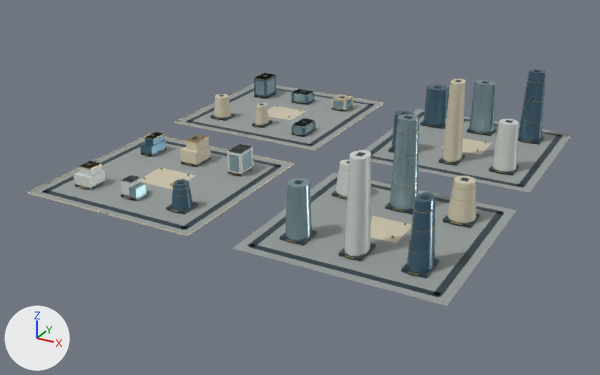
The glTF model web/public/assets/3d/ampliworld/GC-CITY-2030/GC-TILE-04-10.glb: old version first, new version second.
Rendered twice from a 50 mm lens placed at (-5335.0, 3698.0, 586.0), pointed at (-6016.0, 4935.0, -33.0). Arrows for +X, +Y and +Z are at lower left; the lights stay in place. The picture after the commit comes second. Where no turn or scale is listed for an object, it has been applied to the vertices. Vertices at exactly the same position are counted once.

Names of what the first picture shows: 'GC-TILE-04-10-blue', 'GC-TILE-04-10-dark', 'GC-TILE-04-10-glass', 'GC-TILE-04-10-gold', 'GC-TILE-04-10-ivory', 'GC-TILE-04-10-paving', 'GC-TILE-04-10-white'.
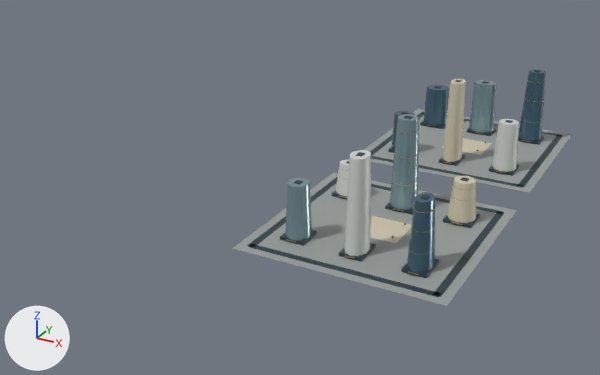
Location of each change, [x1, y1, x2, y2] in pixels of the pictures (600 x 375 px):
'GC-TILE-04-10-paving', reshaped (37% narrower, 11% shorter): before [30, 85, 572, 306]; after [233, 109, 572, 306]
'GC-TILE-04-10-dark', reshaped (39% narrower): before [42, 70, 563, 297]; after [247, 70, 563, 297]
'GC-TILE-04-10-ivory', reshaped: before [27, 79, 492, 243]; after [370, 79, 492, 243]
'GC-TILE-04-10-glass', reshaped (42% narrower): before [129, 78, 497, 240]; after [285, 80, 497, 240]
'GC-TILE-04-10-blue', reshaped (62% narrower): before [140, 69, 546, 272]; after [392, 69, 546, 272]
'GC-TILE-04-10-white', reshaped (59% narrower, 18% shorter): before [74, 89, 519, 256]; after [336, 119, 519, 256]
'GC-TILE-04-10-gold', reshaped (44% narrower): before [78, 73, 546, 275]; after [286, 80, 546, 275]
part 1 of me_mesh_0, deleted: before [177, 85, 383, 149]
part 2 of me_mesh_0, deleted: before [30, 137, 292, 235]
part 3 of me_mesh_1, deleted: before [42, 75, 374, 230]
part 4 of me_mesh_2, deleted: before [27, 84, 384, 236]
part 5 of me_mesh_6, deleted: before [140, 73, 315, 210]
part 6 of me_mesh_5, deleted: before [78, 73, 353, 215]
part 7 of me_mesh_7, deleted: before [129, 78, 352, 201]
part 8 of me_mesh_8, deleted: before [74, 89, 316, 196]

The change, as a list of edits to the scene's bpy script:
```text
Change me_mesh_0:
    used by ob_gc_tile_04_10_paving; location = (0.0, 0.0, 0.0)
    remove me_mesh_0.from_pydata(...)  # 32 vertices, 48 faces; spans x -6379.0..-5621.0, y 4621.0..5379.0, z 0.0
    add me_mesh_0.from_pydata(...)  # 16 vertices, 24 faces; spans x -5959.0..-5621.0, y 4621.0..5379.0, z 0.0
    me_mesh_0 part 1: the loose piece of 8 vertices spanning x -6379.0..-6041.0, y 5041.0..5379.0, z 0.0 is deleted
    me_mesh_0 part 2: the loose piece of 8 vertices spanning x -6379.0..-6041.0, y 4621.0..4959.0, z 0.0 is deleted
Change me_mesh_1:
    used by ob_gc_tile_04_10_dark; location = (0.0, 0.0, 0.0)
    remove me_mesh_1.from_pydata(...)  # 512 vertices, 768 faces; spans x -6364.0..-5636.0, y 4636.0..5364.0, z 0.0..158.0
    add me_mesh_1.from_pydata(...)  # 256 vertices, 384 faces; spans x -5944.0..-5636.0, y 4636.0..5364.0, z 0.0..158.0
    me_mesh_1 part 3: 32 loose pieces with 256 vertices, spanning x -6364.0..-6056.0, y 4636.0..5364.0, z 0.0..49.0, are deleted
Change me_mesh_2:
    used by ob_gc_tile_04_10_ivory; location = (0.0, 0.0, 0.0)
    remove me_mesh_2.from_pydata(...)  # 224 vertices, 364 faces; spans x -6380.0..-5668.0, y 4620.0..5380.0, z 0.0..154.0
    add me_mesh_2.from_pydata(...)  # 60 vertices, 104 faces; spans x -5830.0..-5668.0, y 4754.0..5246.0, z 0.0..154.0
    me_mesh_2 part 4: 17 loose pieces with 164 vertices, spanning x -6380.0..-6040.0, y 4620.0..5380.0, z 0.0..48.0, are deleted
Change me_mesh_5:
    used by ob_gc_tile_04_10_gold; location = (0.0, 0.0, 0.0)
    remove me_mesh_5.from_pydata(...)  # 1254 vertices, 2196 faces; spans x -6327.0..-5670.0, y 4620.0..5326.0, z 0.0..135.0
    add me_mesh_5.from_pydata(...)  # 888 vertices, 1584 faces; spans x -5913.0..-5670.0, y 4672.0..5323.0, z 4.0..135.0
    me_mesh_5 part 6: 30 loose pieces with 366 vertices, spanning x -6327.0..-6092.0, y 4620.0..5326.0, z 0.0..46.0, are deleted
Change me_mesh_6:
    used by ob_gc_tile_04_10_blue; location = (0.0, 0.0, 0.0)
    remove me_mesh_6.from_pydata(...)  # 150 vertices, 260 faces; spans x -6326.0..-5668.0, y 4676.0..5326.0, z 0.0..142.0
    add me_mesh_6.from_pydata(...)  # 88 vertices, 160 faces; spans x -5914.0..-5668.0, y 4676.0..5325.0, z 5.0..142.0
    me_mesh_6 part 5: 6 loose pieces with 62 vertices, spanning x -6326.0..-6093.0, y 4682.0..5326.0, z 0.0..46.0, are deleted
Change me_mesh_7:
    used by ob_gc_tile_04_10_glass; location = (0.0, 0.0, 0.0)
    remove me_mesh_7.from_pydata(...)  # 234 vertices, 372 faces; spans x -6326.0..-5766.0, y 4680.0..5326.0, z 0.0..157.0
    add me_mesh_7.from_pydata(...)  # 66 vertices, 120 faces; spans x -5910.0..-5766.0, y 4680.0..5320.0, z 5.0..157.0
    me_mesh_7 part 7: 21 loose pieces with 168 vertices, spanning x -6326.0..-6093.0, y 4686.0..5326.0, z 0.0..41.0, are deleted
Change me_mesh_8:
    used by ob_gc_tile_04_10_white; location = (0.0, 0.0, 0.0)
    remove me_mesh_8.from_pydata(...)  # 130 vertices, 216 faces; spans x -6328.0..-5669.0, y 4677.0..5319.0, z 0.0..155.0
    add me_mesh_8.from_pydata(...)  # 66 vertices, 120 faces; spans x -5913.0..-5669.0, y 4677.0..5143.0, z 5.0..155.0
    me_mesh_8 part 8: 8 loose pieces with 64 vertices, spanning x -6328.0..-6095.0, y 4683.0..5319.0, z 0.0..45.0, are deleted
```
